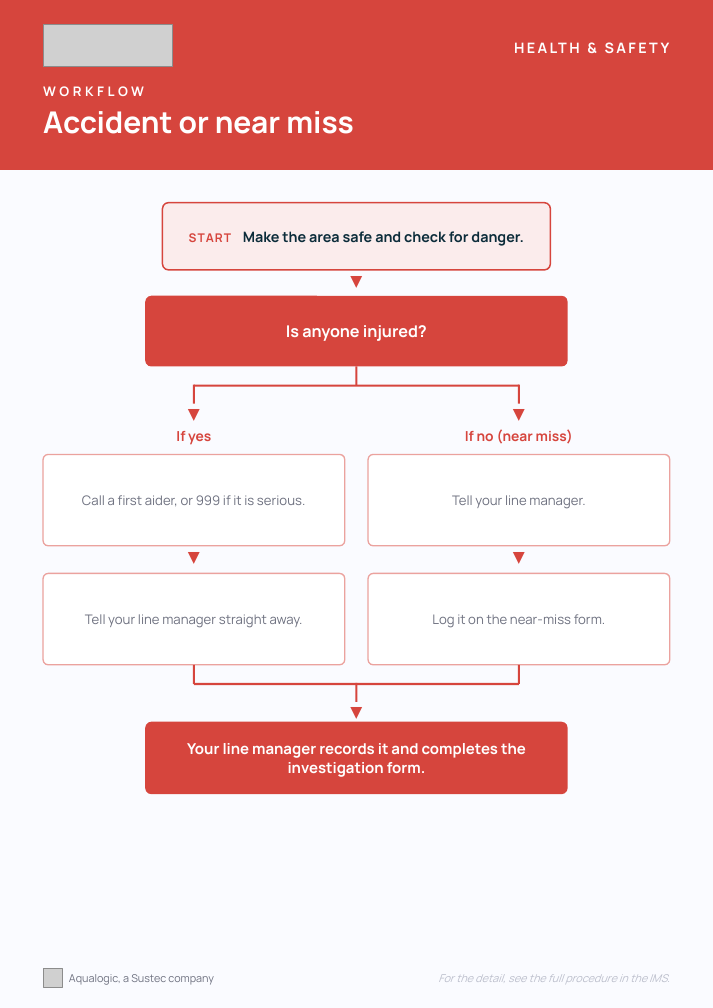
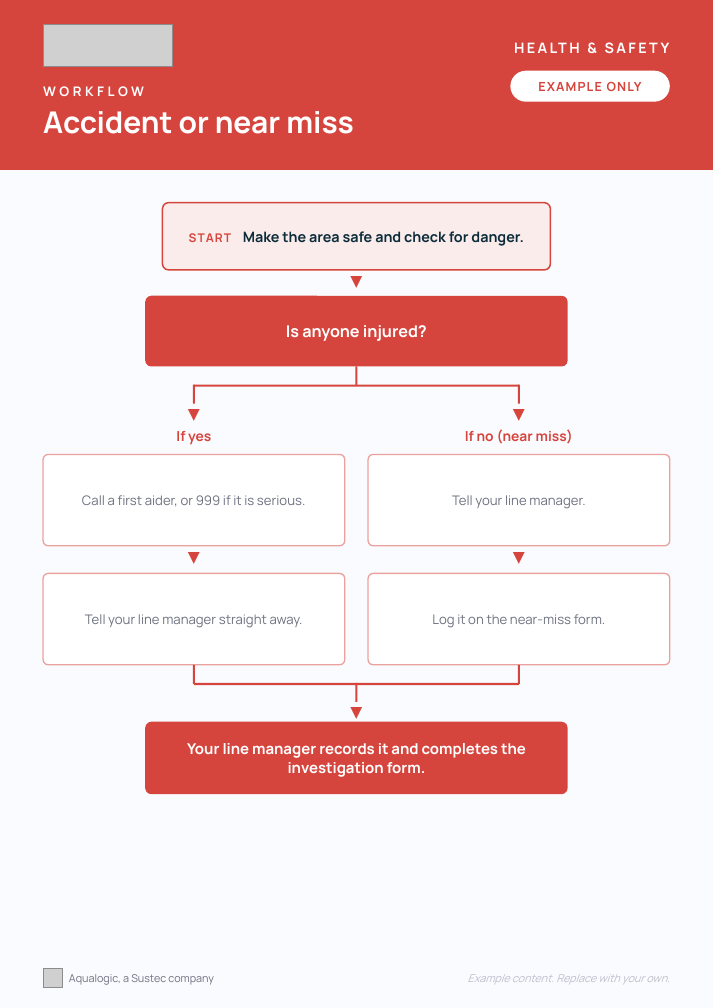
Before and after one commit to AlchemyBranding/aqualogic-brand-portal, a slide deck: slide 4 of public/assets/aqualogic/templates/Aqualogic_Policy_at_a_Glance_Template.pptx. Drawn at 713x1008 pixels with LibreOffice and Linux fonts; fonts in the diff are those of the drawing; grey boxes stand for pictures. Boxes give left, top, right and bottom in pixels: in the first picture for what was removed or moved away, otherwise in the second. Text is boxed around its words. In the diff, an @@ line names an element or a change of style, - is before the commit and + after.

```diff
--- a/public/assets/aqualogic/templates/Aqualogic_Policy_at_a_Glance_Template.pptx
+++ b/public/assets/aqualogic/templates/Aqualogic_Policy_at_a_Glance_Template.pptx
@@ rounded rectangle added at (510, 71, 670, 102), fill #FFFFFF @@
@@ text added at (538, 82, 642, 91), 10.5 pt, text #D6453D, bold @@
+EXAMPLE ONLY
@@ text at (468, 974, 670, 984): text changed @@
-For the detail, see the full procedure in the IMS.
+Example content. Replace with your own.
```
Also in this commit, not shown: 3 other slides changed.
